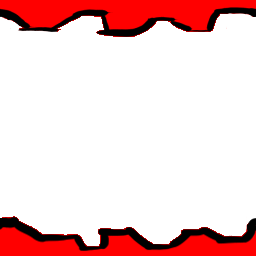
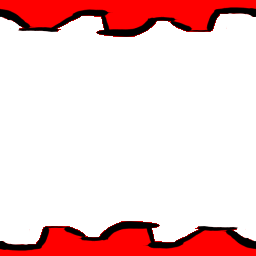
Comparing the layer stacks of the two 256px x 256px images. Changes:
renamed "double" to "layer", painted on it over [0, 216, 256, 251]
renamed "Layer 2" to "bg", painted on it over [0, 216, 256, 251]
